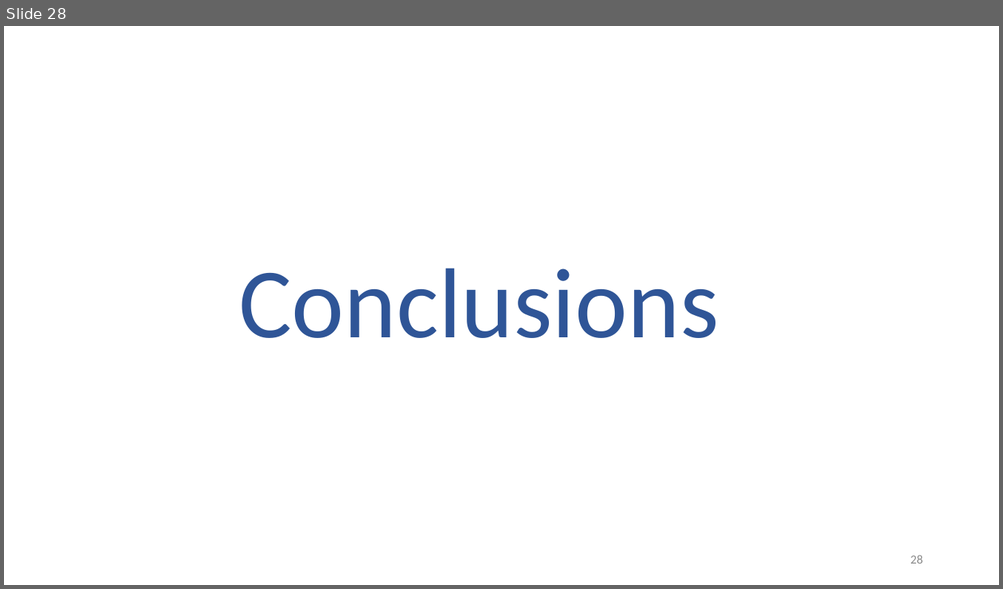
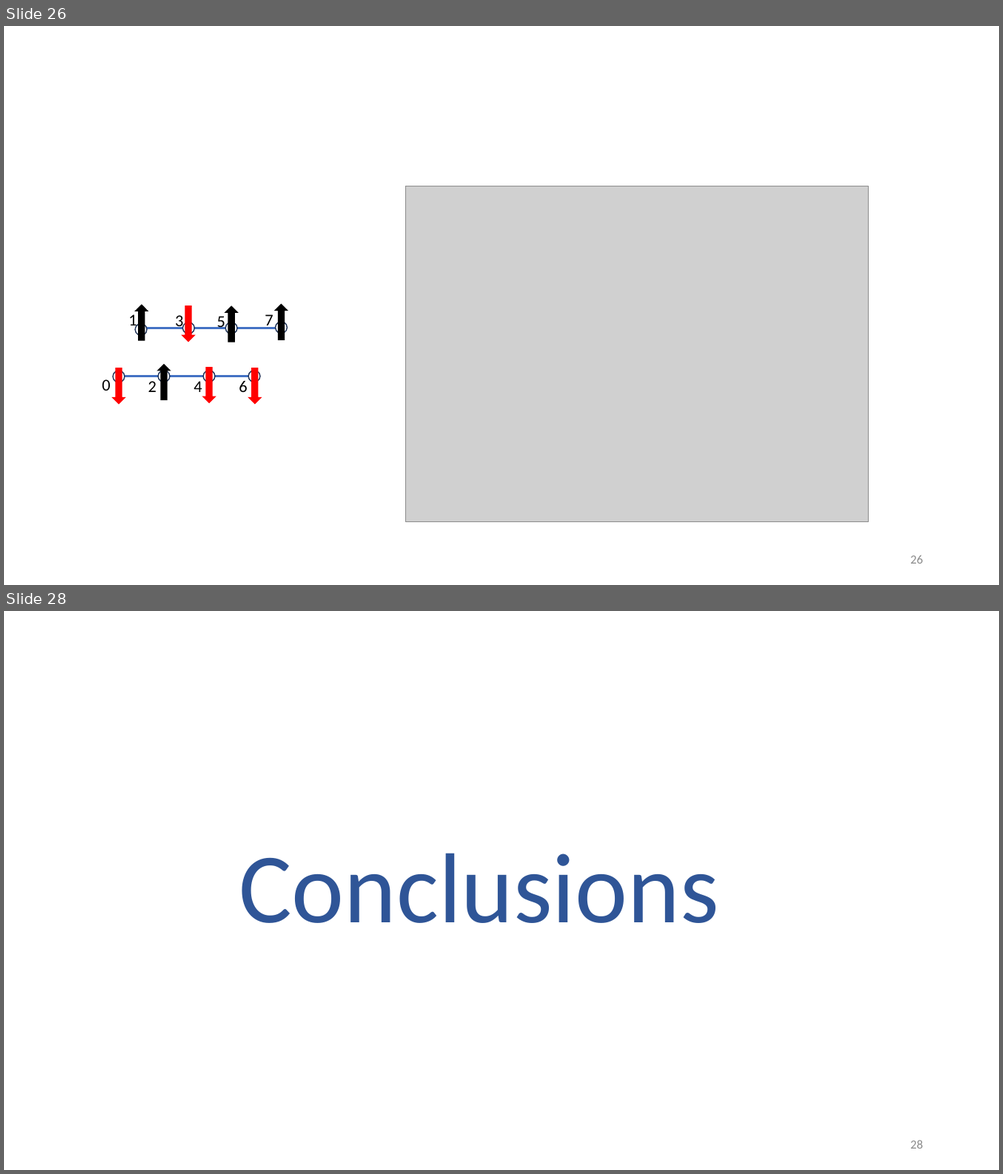
Before and after one commit to davidebernocco/Manybody_physics_project, a slide deck: Ladder_Heisemberg_presentation.pptx. Shown one above the other, each under a label of ours: slide 28 before the commit, slides 26 and 28 after it; the slides between them are not shown. The pictures are 1003x589 and 1003x1174 pixels, drawn with LibreOffice and Linux fonts; fonts in the diff are those of the drawing; grey boxes stand for pictures. Boxes give left, top, right and bottom in pixels: in the first picture for what was removed or moved away, otherwise in the second. Text is boxed around its words. In the diff, an @@ line names an element or a change of style, - is before the commit and + after.

```diff
--- a/Ladder_Heisemberg_presentation.pptx
+++ b/Ladder_Heisemberg_presentation.pptx
@@ slide 26 added at bbox=[4, 26, 999, 585], background #FFFFFF @@
@@ picture added at bbox=[406, 187, 869, 522] @@
@@ group added at bbox=[102, 305, 287, 404]: 8 ellipses, 8 right arrows, 8 texts, 2 lines @@
+0
+1
+2
+3
+4
+5
+6
+7
@@ page number added at bbox=[910, 556, 922, 564], 12 pt, text #8C8C8C @@
+26
```
Also in this commit, not shown: 8 slides changed, 3 other slides added, 4 slides removed.
